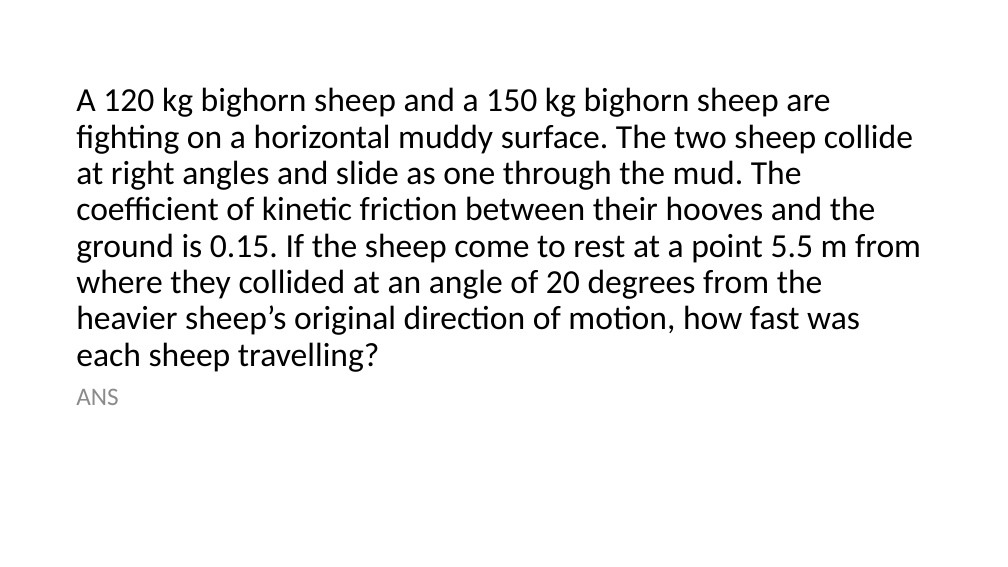
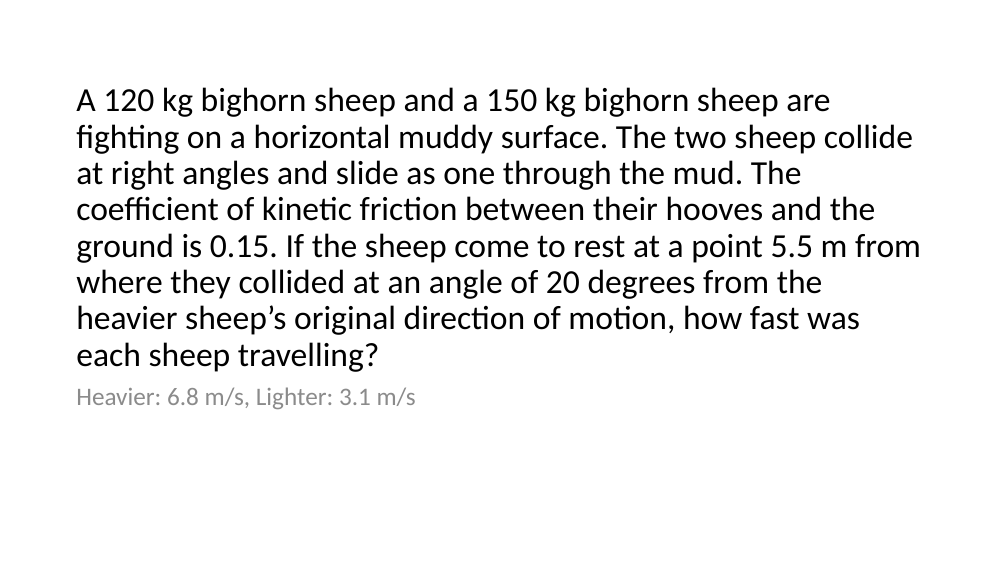
Before and after one commit to jwknaup/Junior, a slide deck: slide 18 of SI - 121/Exam 3 Review Ch 6-8.pptx. Drawn at 1008x567 pixels with LibreOffice and Linux fonts; fonts in the diff are those of the drawing. Boxes give left, top, right and bottom in pixels: in the first picture for what was removed or moved away, otherwise in the second. Text is boxed around its words. In the diff, an @@ line names an element or a change of style, - is before the commit and + after.

```diff
--- a/SI - 121/Exam 3 Review Ch 6-8.pptx
+++ b/SI - 121/Exam 3 Review Ch 6-8.pptx
@@ text at (76, 387, 416, 409): text changed @@
-ANS
+Heavier: 6.8 m/s, Lighter: 3.1 m/s
```
Also in this commit, not shown: 8 other slides changed.
